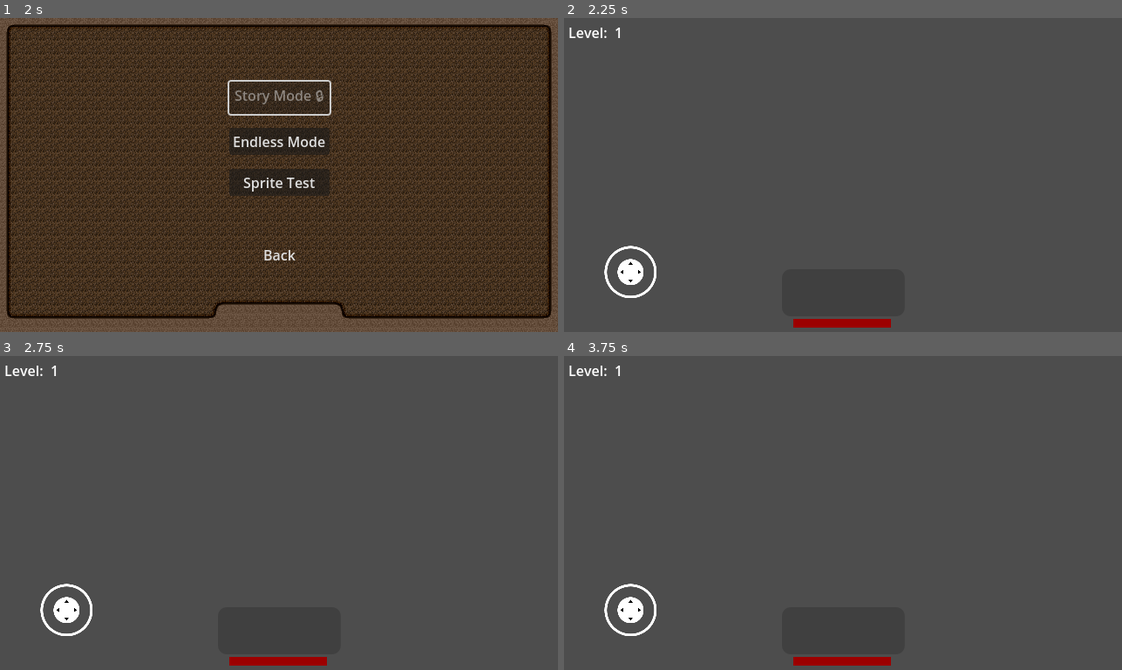
Above: before the commit, frames 1-4 (two rows, left to right).
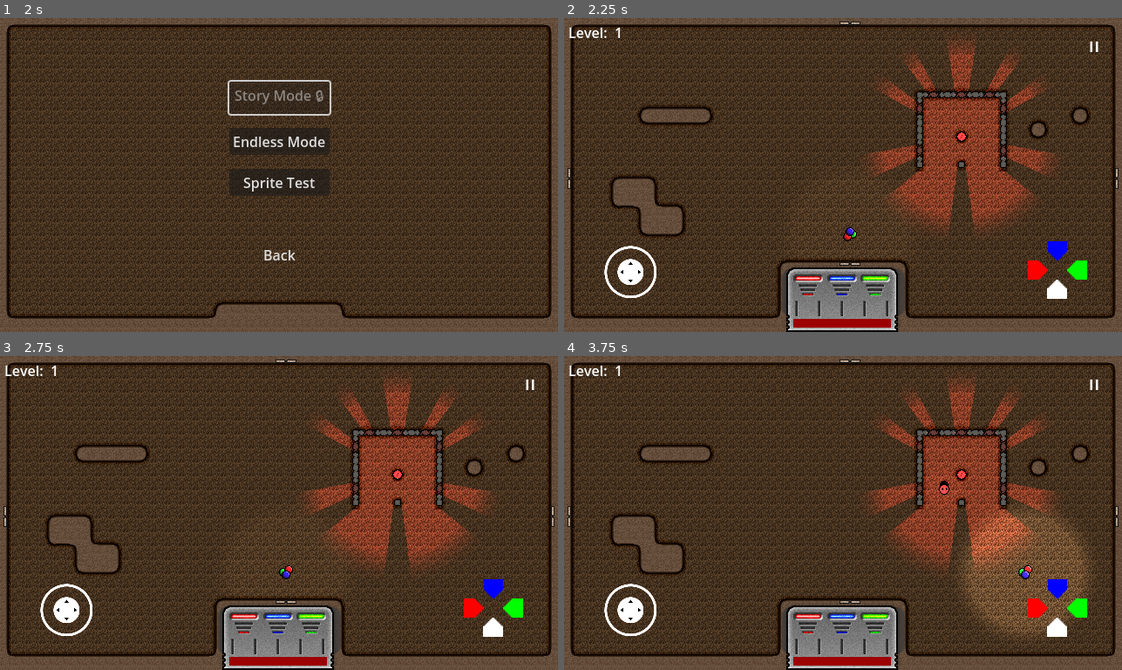
Above: after the commit, the same moments.

Repository: Degenerate-Games/shadows-below
Game: Godot game, scene res://scenes/menus/main_menu.tscn
Same seed, same stepped clock (60 frames per second), same inputs: the game is played once before the commit and once after it. Sound files missing from this copy of the repository are replaced by a short silence.
Inputs (mouse positions are in pixels of both pictures, inside the frame that each line leads up to):
- Up to frame 1 (2 s): click (279, 206) at 0.5 s; click (279, 206) at 1.25 s
- Up to frame 2 (2.25 s): click "Endless Mode" at 2 s
- Up to frame 3 (2.75 s): no input
- Up to frame 4 (3.75 s): tap Enter at 2.75 s; move the mouse to (965, 497) at 2.77 s; hold D (move_right) 2.78-3.5 s; tap B (bake) at 2.85 s; click (965, 497) at 2.92 s; drag from (731, 528) to (815, 575) at 3.52 s

Frame 1 is identical in both runs. In frame 2, 91% of the frame differs, in the area x 0-100%, y 0-100%; in frame 3, 91%; in frame 4, 91%.
Error before the commit: Invalid access to property or key '_on_color_mixing_ui_color_changed' on a base object of type 'null instance'. (res://scripts/levels/endless.gd:9)

Commit message:
Fix broken dependencies

Diff:
--- a/scenes/enemies/enemy_a.tscn
+++ b/scenes/enemies/enemy_a.tscn
@@ -1,6 +1,6 @@
 [gd_scene load_steps=16 format=3 uid="uid://b1wood0fcmyu4"]
 
-[ext_resource type="Texture2D" path="res://assets/sprites/light1_idle.png" id="1_o4fy0"]
+[ext_resource type="Texture2D" uid="uid://b0u655oc16fjh" path="res://assets/sprites/emenies/light1_idle.png" id="1_o4fy0"]
 [ext_resource type="Script" path="res://scripts/enemies/enemy.gd" id="1_o7fok"]
 
 [sub_resource type="AtlasTexture" id="AtlasTexture_2wwx5"]
--- a/scenes/enemies/enemy_b.tscn
+++ b/scenes/enemies/enemy_b.tscn
@@ -1,7 +1,7 @@
 [gd_scene load_steps=16 format=3 uid="uid://wnst66l3ja5k"]
 
 [ext_resource type="Script" path="res://scripts/enemies/enemy.gd" id="1_h4t6v"]
-[ext_resource type="Texture2D" path="res://assets/sprites/light2_idle.png" id="2_r6enf"]
+[ext_resource type="Texture2D" uid="uid://bsg68icdrfnn5" path="res://assets/sprites/emenies/light2_idle.png" id="2_r6enf"]
 
 [sub_resource type="AtlasTexture" id="AtlasTexture_rtrui"]
 atlas = ExtResource("2_r6enf")
--- a/scenes/enemies/enemy_c.tscn
+++ b/scenes/enemies/enemy_c.tscn
@@ -1,7 +1,7 @@
 [gd_scene load_steps=16 format=3 uid="uid://d1hdogc6puoae"]
 
 [ext_resource type="Script" path="res://scripts/enemies/enemy.gd" id="1_tu6r2"]
-[ext_resource type="Texture2D" path="res://assets/sprites/light3_idle.png" id="2_y1mji"]
+[ext_resource type="Texture2D" uid="uid://dy2mv22rnnd4l" path="res://assets/sprites/emenies/light3_idle.png" id="2_y1mji"]
 
 [sub_resource type="AtlasTexture" id="AtlasTexture_meb0c"]
 atlas = ExtResource("2_y1mji")
--- a/scenes/player.tscn
+++ b/scenes/player.tscn
@@ -1,7 +1,7 @@
 [gd_scene load_steps=21 format=3 uid="uid://b0no58d1y44c4"]
 
 [ext_resource type="Script" path="res://scripts/player.gd" id="1_envdg"]
-[ext_resource type="Texture2D" path="res://assets/sprites/shade_idle.png" id="2_d5y7b"]
+[ext_resource type="Texture2D" uid="uid://cf24sdexc2bd1" path="res://assets/sprites/player/shade_idle.png" id="2_d5y7b"]
 [ext_resource type="AudioStream" uid="uid://diwc70mdqqiua" path="res://assets/audio/sfx/pickupHealth.mp3" id="3_7c1x7"]
 [ext_resource type="AudioStream" uid="uid://d2jjuvhx572av" path="res://assets/audio/sfx/pickupAura.mp3" id="4_e6bhj"]
 [ext_resource type="AudioStream" uid="uid://74c868mibah0" path="res://assets/audio/sfx/pickupShadow.mp3" id="5_uidrs"]
--- a/scenes/ui/color_mixing_ui.tscn
+++ b/scenes/ui/color_mixing_ui.tscn
@@ -1,18 +1,18 @@
 [gd_scene load_steps=15 format=3 uid="uid://rfo2dnxunaxo"]
 
 [ext_resource type="Script" path="res://scripts/ui/color_mixing_ui.gd" id="1_sx0vk"]
-[ext_resource type="Texture2D" path="res://assets/sprites/Aura Gen/Aura_genny.png" id="5_nepri"]
-[ext_resource type="Texture2D" path="res://assets/sprites/Aura Gen/red_1.png" id="6_a5f3u"]
-[ext_resource type="Texture2D" path="res://assets/sprites/Aura Gen/red_2.png" id="7_qeyqm"]
-[ext_resource type="Texture2D" path="res://assets/sprites/Aura Gen/red_3.png" id="8_5bmdy"]
-[ext_resource type="Texture2D" path="res://assets/sprites/Aura Gen/green_1.png" id="9_oa2yh"]
-[ext_resource type="Texture2D" path="res://assets/sprites/Aura Gen/green_2.png" id="10_r7hpm"]
-[ext_resource type="Texture2D" path="res://assets/sprites/Aura Gen/green_3.png" id="11_qroy5"]
-[ext_resource type="Texture2D" path="res://assets/sprites/Aura Gen/blue_1.png" id="12_imhto"]
-[ext_resource type="Texture2D" path="res://assets/sprites/Aura Gen/blue_2.png" id="13_rxekd"]
-[ext_resource type="Texture2D" path="res://assets/sprites/Aura Gen/blue_3.png" id="14_emsxq"]
-[ext_resource type="Texture2D" path="res://assets/sprites/Aura Gen/chargeOff.png" id="15_ygi8l"]
-[ext_resource type="Texture2D" path="res://assets/sprites/Aura Gen/chargeOn.png" id="16_yjlw8"]
+[ext_resource type="Texture2D" uid="uid://cw3vqvbd5aosi" path="res://assets/ui/aura_mixer/Aura_genny.png" id="5_nepri"]
+[ext_resource type="Texture2D" uid="uid://bkqooxknuw46u" path="res://assets/ui/aura_mixer/red_1.png" id="6_a5f3u"]
+[ext_resource type="Texture2D" uid="uid://d023a24e5tas0" path="res://assets/ui/aura_mixer/red_2.png" id="7_qeyqm"]
+[ext_resource type="Texture2D" uid="uid://bqknpul4020ni" path="res://assets/ui/aura_mixer/red_3.png" id="8_5bmdy"]
+[ext_resource type="Texture2D" uid="uid://dnj03rmw3qsnd" path="res://assets/ui/aura_mixer/green_1.png" id="9_oa2yh"]
+[ext_resource type="Texture2D" uid="uid://dv405xusk604c" path="res://assets/ui/aura_mixer/green_2.png" id="10_r7hpm"]
+[ext_resource type="Texture2D" uid="uid://cb6xq35lpoyfb" path="res://assets/ui/aura_mixer/green_3.png" id="11_qroy5"]
+[ext_resource type="Texture2D" uid="uid://dvlsayby5ipib" path="res://assets/ui/aura_mixer/blue_1.png" id="12_imhto"]
+[ext_resource type="Texture2D" uid="uid://cmbd4jjn5d10v" path="res://assets/ui/aura_mixer/blue_2.png" id="13_rxekd"]
+[ext_resource type="Texture2D" uid="uid://c8op5s7ovnuno" path="res://assets/ui/aura_mixer/blue_3.png" id="14_emsxq"]
+[ext_resource type="Texture2D" uid="uid://dylsjt31lpif5" path="res://assets/ui/aura_mixer/chargeOff.png" id="15_ygi8l"]
+[ext_resource type="Texture2D" uid="uid://dqpemb3dyndws" path="res://assets/ui/aura_mixer/chargeOn.png" id="16_yjlw8"]
 
 [sub_resource type="StyleBoxFlat" id="StyleBoxFlat_rshc4"]
 bg_color = Color(0.235294, 0.235294, 0.235294, 0.764706)
--- a/scenes/ui/hud.tscn
+++ b/scenes/ui/hud.tscn
@@ -2,10 +2,10 @@
 
 [ext_resource type="PackedScene" uid="uid://rfo2dnxunaxo" path="res://scenes/ui/color_mixing_ui.tscn" id="1_eg67d"]
 [ext_resource type="PackedScene" uid="uid://dmr0fcamx7t56" path="res://addons/virtual_joystick/virtual_joystick_scene.tscn" id="2_6wdcc"]
-[ext_resource type="Texture2D" path="res://assets/ui/pause_button.png" id="3_my16k"]
-[ext_resource type="Texture2D" path="res://assets/ui/pause_button_pressed.png" id="4_5o5eb"]
-[ext_resource type="Texture2D" path="res://assets/ui/d-pad.png" id="4_73twt"]
-[ext_resource type="Texture2D" path="res://assets/ui/d-pad_pressed.png" id="5_ubflk"]
+[ext_resource type="Texture2D" uid="uid://sxr8ba6ubd4s" path="res://assets/ui/pause_button/pause_button.png" id="3_my16k"]
+[ext_resource type="Texture2D" uid="uid://kbgg37vs570l" path="res://assets/ui/pause_button/pause_button_pressed.png" id="4_5o5eb"]
+[ext_resource type="Texture2D" uid="uid://bkr2ona3y1u2k" path="res://assets/ui/dpad/d-pad.png" id="4_73twt"]
+[ext_resource type="Texture2D" uid="uid://cj1kt0i4s66jn" path="res://assets/ui/dpad/d-pad_pressed.png" id="5_ubflk"]
 [ext_resource type="Script" path="res://scripts/ui/LevelContainer.gd" id="7_f5y7q"]
 
 [sub_resource type="CircleShape2D" id="CircleShape2D_5k4sh"]
